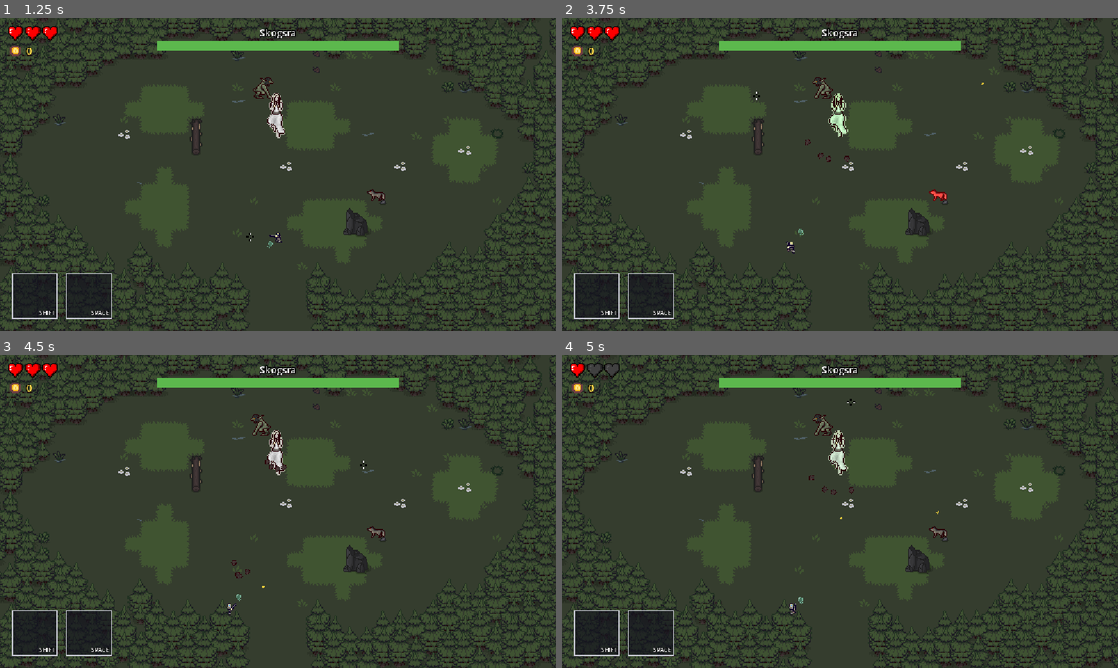
Above: before the commit, frames 1-4 (two rows, left to right).
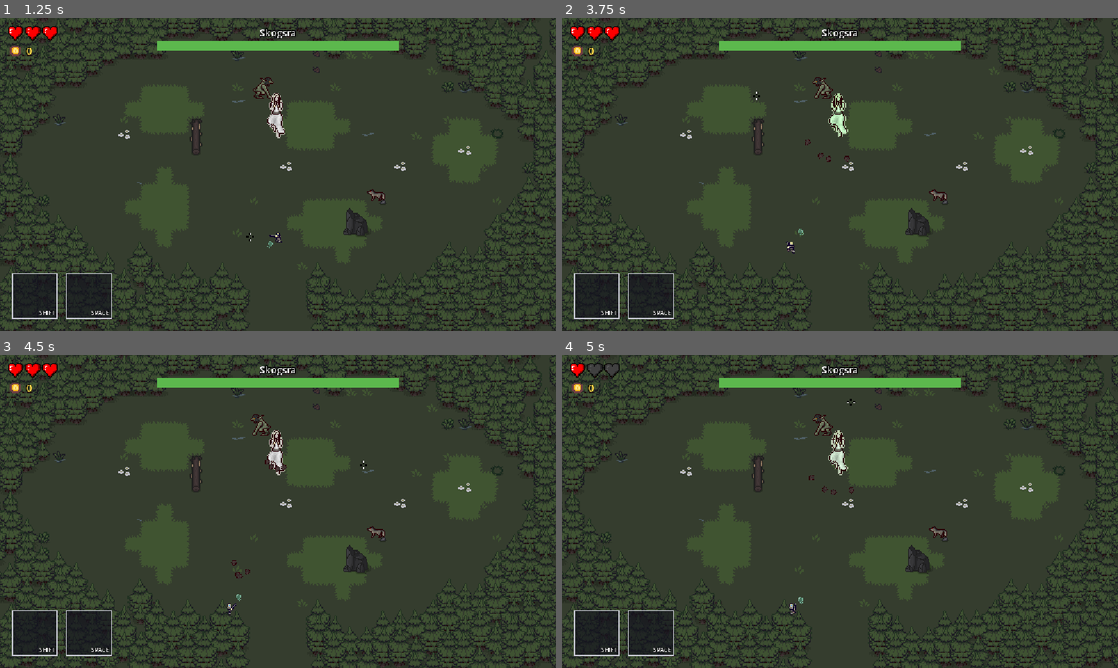
Above: after the commit, the same moments.

Repository: Silgnis/Game-Design-Project
Game: Godot game, scene res://Scenes/Rooms/boss_arena_test.tscn
The game is run twice, just before and just after one commit, with the same random seed, the same clock (stepped at 60 frames per second) and the same inputs. This scene is started directly instead of the project's main scene. Sound files missing from this copy of the repository are replaced by a short silence.
Inputs (mouse positions are in pixels of both pictures, inside the frame that each line leads up to):
- Up to frame 1 (1.25 s): tap Enter (ui_accept) at 0.5, 0.77 s; move the mouse to (250, 237) at 0.52 s; hold Up (ui_up) from 0.53 s (still down); tap Shift (dash) at 0.6 s; click (250, 237) at 0.67 s; tap Space (myling) at 0.8 s
- Up to frame 2 (3.75 s): release Up (ui_up) at 1.25 s; drag from (1006, 221) to (606, 180) at 1.27 s; tap Enter (ui_accept) at 2, 3.5 s; move the mouse to (673, 127) at 2.02 s; press the mouse at (673, 127) at 2.03 s; hold Left (left) 2.03-2.75 s; tap Space (myling) at 2.3 s; release the mouse at (673, 127) at 2.75 s; drag from (867, 174) to (1073, 171) at 2.77 s; move the mouse to (756, 96) at 3.52 s; hold Down (down) from 3.53 s (still down); hold E (interact) from 3.53 s (still down)
- Up to frame 3 (4.5 s): tap Enter (ui_accept) at 3.77 s; tap Space (myling) at 3.8 s; release Down (down) at 4.25 s; release E (interact) at 4.25 s; drag from (400, 495) to (289, 401) at 4.27 s
- Up to frame 4 (5 s): no input

Frame 1 is identical in both runs. In frame 2, less than 0.1% of the frame differs, in the area x 66-76%, y 20-59%; in frame 3, less than 0.1%; in frame 4, less than 0.1%.

Commit message:
chore: fixed first tutorial line and tweak to shooting in a deactivated room

Diff:
--- a/Scripts/room2_tutorial.gd
+++ b/Scripts/room2_tutorial.gd
@@ -1,7 +1,7 @@
 extends Room
 
 const SPEAKER := "Myling"
-const INTRO_LINE := "Looks like a wolf. Get closer and then press space; I'll scare them so much they'll freeze, and then you can take care of them."
+const INTRO_LINE := "Looks like a wolf. Get closer by pressing shift to dash towards the enemy, or if they get to close, dash away."
 const STUN_LINE := "Now press space to stun the enemy. You'll be able to make quick work of them after."
 const KILL_LINE := "Now kill the wolf."
 const DEFEAT_LINE := "Odd. They didn't drop anything, and I still feel a certain presence... Let's try to go back and re-enter this room."
@@ -43,12 +43,6 @@
 	else:
 		player.set_abilities(true, true, false)
 
-func on_player_exited() -> void:
-	super.on_player_exited()
-	var player := _player()
-	if player:
-		player.set_abilities(player.can_dash, player.can_myling, true)
-
 func lock_room() -> void:
 	var was_cleared := is_cleared
 	super.lock_room()
@@ -58,6 +52,8 @@
 	var player := _player()
 	if player and not _in_tutorial():
 		player.set_abilities(true, true, true)
+	elif player:
+		player.set_abilities(_tutorial_abilities[0], _tutorial_abilities[1], _tutorial_abilities[2])
 	var kills := _wolf_kills()
 	if kills >= TUTORIAL_KILLS or _visit_lines_played.has(kills):
 		return
--- a/Scripts/room_new.gd
+++ b/Scripts/room_new.gd
@@ -33,6 +33,7 @@
 				# Listen for this specific enemy dying
 				enemy.died.connect(_on_enemy_died)
 
+	_set_player_can_shoot(active_enemies == 0 or trap_doors.is_empty())
 	# If the room has no enemies (or they were all permanently dead from a previous visit)
 	if active_enemies == 0:
 		_unlock_room()
@@ -58,6 +59,7 @@
 	for node in get_children():
 		if node is EnemySpawner and is_instance_valid(node.spawned_enemy):
 			node.spawned_enemy.set_active(true)
+	_set_player_can_shoot(true)
 	# Close all doors
 	for door in trap_doors:
 		if is_instance_valid(door):
@@ -66,11 +68,17 @@
 
 func _unlock_room() -> void:
 	is_cleared = true
+	_set_player_can_shoot(true)
 	# Open all doors
 	for door in trap_doors:
 		if is_instance_valid(door):
 			door.is_locked_open = true
 			door.open_door()
+
+func _set_player_can_shoot(value: bool) -> void:
+	var player := get_tree().get_first_node_in_group("player") as Player
+	if player:
+		player.can_shoot = value
 
 # An exit is open when nothing solid (any enabled TileMapLayer whose TileSet has physics)
 # sits in its gap. Exits are at the centre of each edge: E/W across rows -1..1, N/S across
